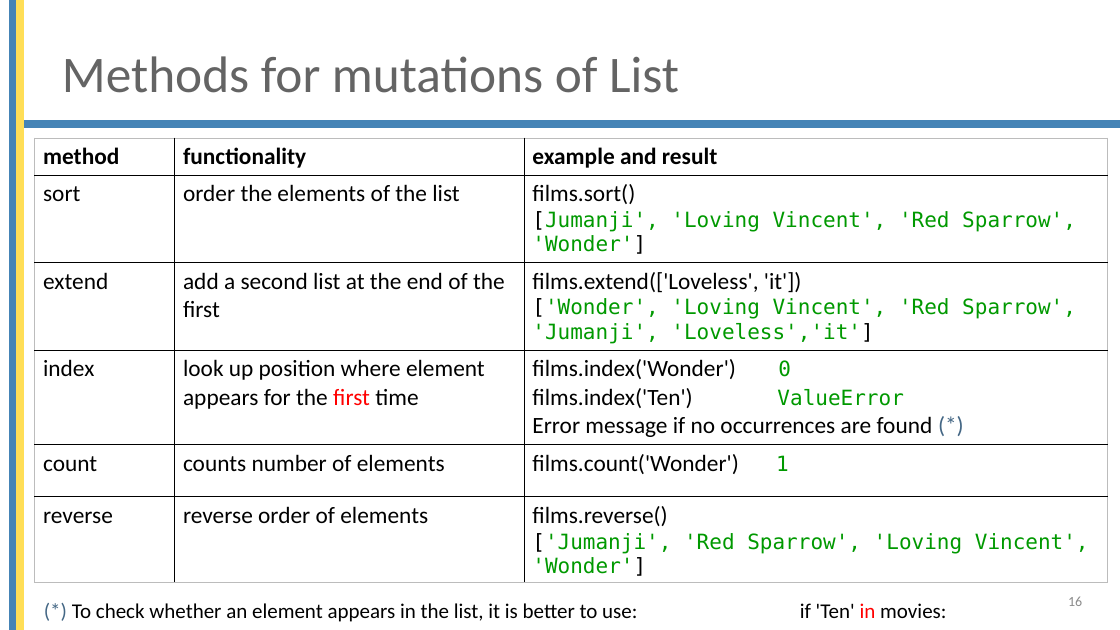
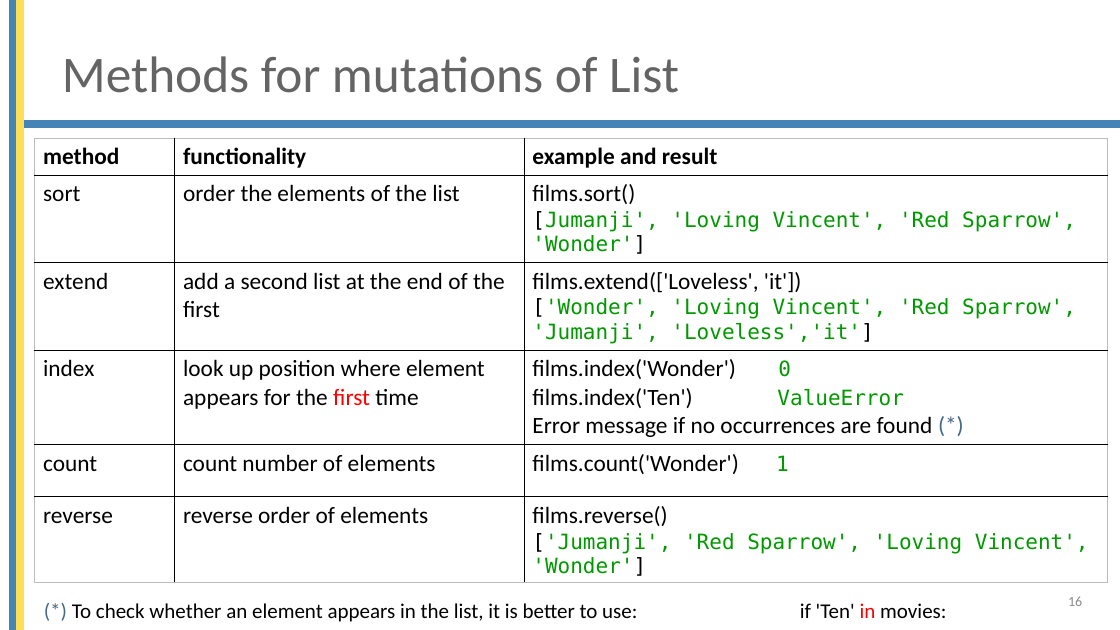
Before and after one commit to brentpulmansTM/Beobank-October-2022, a slide deck: slide 16 of Basic_python/5 Tuple and List.pptx. Drawn at 1120x630 pixels with LibreOffice and Linux fonts; fonts in the diff are those of the drawing; background and template pictures are left out. Boxes give left, top, right and bottom in pixels: in the first picture for what was removed or moved away, otherwise in the second. Text is boxed around its words. In the diff, an @@ line names an element or a change of style, - is before the commit and + after.

```diff
--- a/Basic_python/5 Tuple and List.pptx
+++ b/Basic_python/5 Tuple and List.pptx
@@ table at (34,138,1108,583) @@
-row 5, column 2: counts number of elements
+row 5, column 2: count number of elements
```
Also in this commit, not shown: 4 other slides changed, 2 other files.
